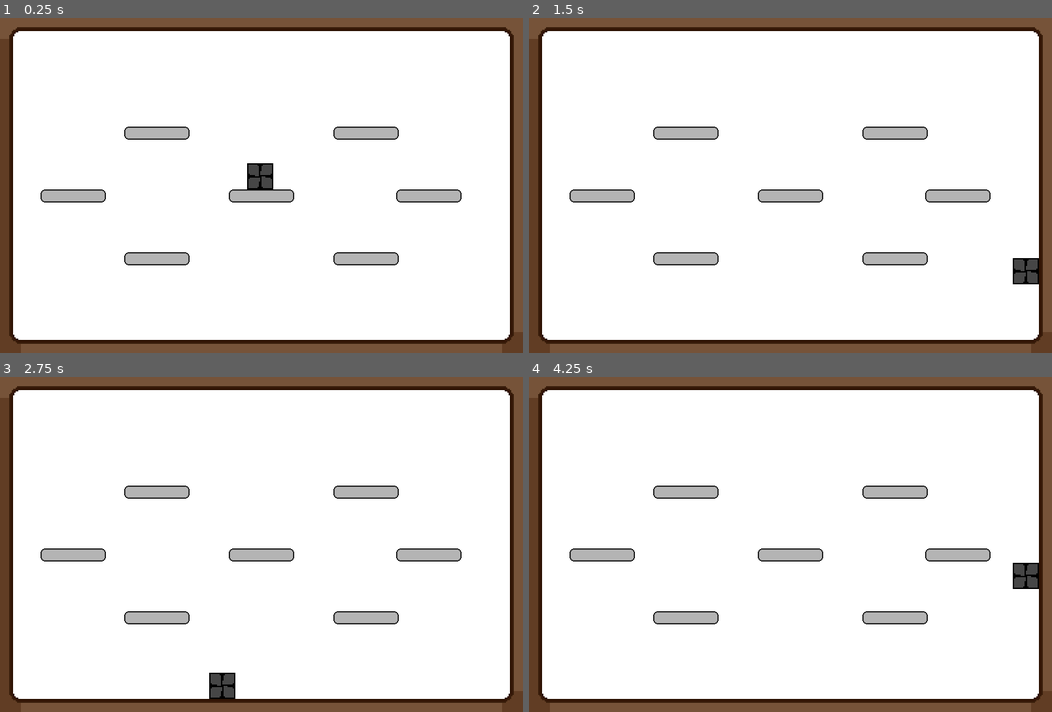
Above: before the commit, frames 1-4 (two rows, left to right).
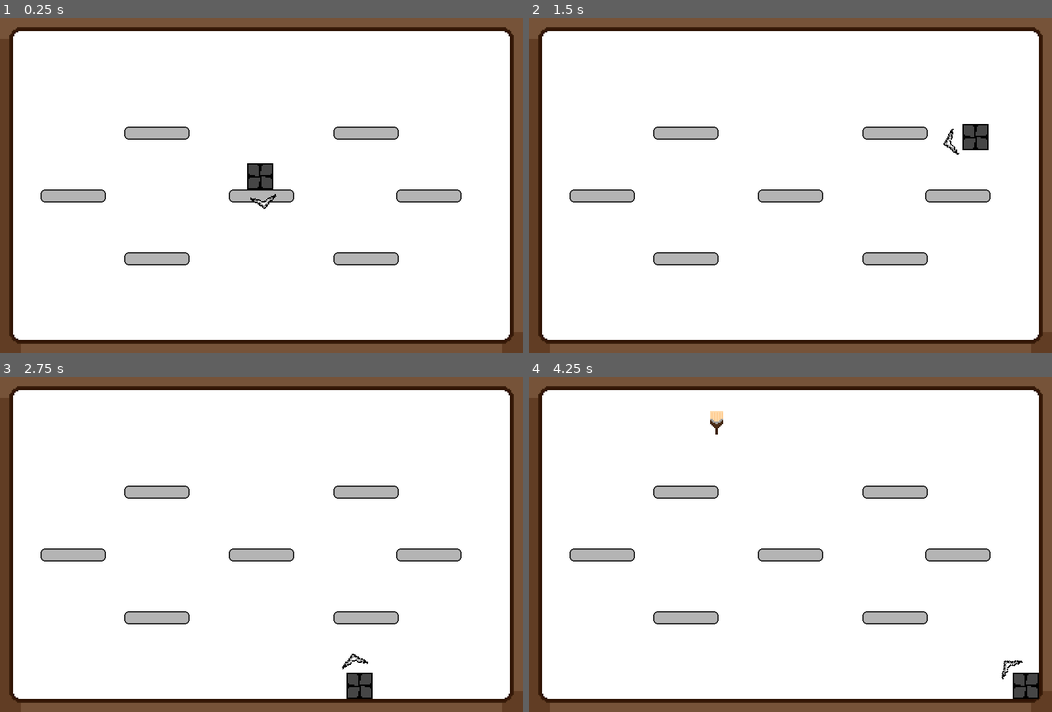
Above: after the commit, the same moments.

Repository: kevathin/ArtFreeZone
Game: Godot game, scene res://game.tscn
The game is run twice, just before and just after one commit, with the same random seed, the same clock (stepped at 60 frames per second) and the same inputs. The project has no main scene, so this scene is started directly.
Inputs (mouse positions are in pixels of both pictures, inside the frame that each line leads up to):
- Up to frame 1 (0.25 s): no input
- Up to frame 2 (1.5 s): tap Enter (ui_accept) at 0.5, 0.77 s; move the mouse to (905, 168) at 0.52 s; hold Right (ui_right) from 0.53 s (still down); move the mouse to (685, 202) at 1.27 s
- Up to frame 3 (2.75 s): tap Enter (ui_accept) at 1.52 s; move the mouse to (313, 470) at 2.02 s; release Right (ui_right) at 2.03 s; hold Left (ui_left) from 2.03 s (still down)
- Up to frame 4 (4.25 s): move the mouse to (764, 611) at 2.77 s; release Left (ui_left) at 2.78 s; hold Right (ui_right) from 2.78 s (still down); tap Enter (ui_accept) at 3.02, 3.77 s; move the mouse to (947, 594) at 3.52 s

The runs differ from the first frame. In frame 1, less than 0.1% of the frame differs, in the area x 47-53%, y 52-58%; in frame 2, 0.8%; in frame 3, 0.8%; in frame 4, 1.0%, in the area x 34-98%, y 10-97%.

Commit message:
more stuff
+1 hour and 20 min

Diff:
--- a/MainCharacter.tscn
+++ b/MainCharacter.tscn
@@ -1,7 +1,8 @@
-[gd_scene load_steps=4 format=3 uid="uid://nilvijokovlm"]
+[gd_scene load_steps=5 format=3 uid="uid://nilvijokovlm"]
 
 [ext_resource type="Texture2D" uid="uid://ct37rbp7o2nah" path="res://pixil-frame-0.png" id="1_q6p7t"]
 [ext_resource type="Script" path="res://main_character.gd" id="1_sfc0x"]
+[ext_resource type="PackedScene" uid="uid://4y8atlngs1uq" path="res://aimer.tscn" id="3_qbkhy"]
 
 [sub_resource type="RectangleShape2D" id="RectangleShape2D_jn5tq"]
 
@@ -13,3 +14,5 @@
 
 [node name="Sprite2D" type="Sprite2D" parent="."]
 texture = ExtResource("1_q6p7t")
+
+[node name="Node2D" parent="." instance=ExtResource("3_qbkhy")]
--- /dev/null
+++ b/aimer.gd
@@ -0,0 +1,13 @@
+extends Area2D
+
+var Mouse_position
+# Called when the node enters the scene tree for the first time.
+func _ready() -> void:
+	pass # Replace with function body.
+
+
+# Called every frame. 'delta' is the elapsed time since the previous frame.
+func _process(delta: float) -> void:
+	Mouse_position = get_local_mouse_position()
+	rotation += Mouse_position.angle() + (PI/2)
+	pass
--- /dev/null
+++ b/aimer.tscn
@@ -0,0 +1,18 @@
+[gd_scene load_steps=4 format=3 uid="uid://4y8atlngs1uq"]
+
+[ext_resource type="Texture2D" uid="uid://4t62313sonkl" path="res://aimer.png" id="1_es4wt"]
+[ext_resource type="Script" path="res://aimer.gd" id="1_xamw8"]
+
+[sub_resource type="RectangleShape2D" id="RectangleShape2D_5ld50"]
+size = Vector2(20, 10)
+
+[node name="Node2D" type="Area2D"]
+script = ExtResource("1_xamw8")
+
+[node name="CollisionShape2D" type="CollisionShape2D" parent="."]
+position = Vector2(0, -20)
+shape = SubResource("RectangleShape2D_5ld50")
+
+[node name="Sprite2D" type="Sprite2D" parent="."]
+position = Vector2(0, -20)
+texture = ExtResource("1_es4wt")
--- /dev/null
+++ b/bullet.tscn
@@ -0,0 +1,7 @@
+[gd_scene format=3 uid="uid://dj71tfbqdlg88"]
+
+[node name="Node2D" type="Area2D"]
+
+[node name="CollisionShape2D" type="CollisionShape2D" parent="."]
+
+[node name="Sprite2D" type="Sprite2D" parent="."]
--- /dev/null
+++ b/enemy.gd
@@ -0,0 +1,17 @@
+extends Area2D
+
+var health = 3
+var speed = 1
+# Called when the node enters the scene tree for the first time.
+func _ready() -> void:
+	pass # Replace with function body.
+
+
+# Called every frame. 'delta' is the elapsed time since the previous frame.
+func _process(delta: float) -> void:
+	position = Vector2(position.x + speed, position.y + speed)
+	if position.x >= 400:
+		position.x = -20
+	if position.y >= 256:
+		position.y = -20
+	pass
--- /dev/null
+++ b/enemy.tscn
@@ -0,0 +1,17 @@
+[gd_scene load_steps=4 format=3 uid="uid://bbn2g6brgs88s"]
+
+[ext_resource type="Texture2D" uid="uid://dg0bkaxg77qq7" path="res://enemy.png" id="1_16e73"]
+[ext_resource type="Script" path="res://enemy.gd" id="1_obnpq"]
+
+[sub_resource type="RectangleShape2D" id="RectangleShape2D_hvp1q"]
+size = Vector2(10, 18)
+
+[node name="Node2D" type="Area2D"]
+script = ExtResource("1_obnpq")
+
+[node name="CollisionShape2D" type="CollisionShape2D" parent="."]
+position = Vector2(0, 1)
+shape = SubResource("RectangleShape2D_hvp1q")
+
+[node name="Sprite2D" type="Sprite2D" parent="."]
+texture = ExtResource("1_16e73")
--- /dev/null
+++ b/game.gd
@@ -0,0 +1,36 @@
+extends Node2D
+
+@export var enemy_scene: PackedScene
+var num_of_enemies = 0
+var level = 1
+var spawn_rate = 4
+var spawn_timer = 4
+var num_of_enemies_in_level = 1
+var num_of_enemies_spawned = 0
+
+func _ready() -> void:
+	pass # Replace with function body.
+
+
+# Called every frame. 'delta' is the elapsed time since the previous frame.
+func _process(delta: float) -> void:
+	spawn_timer -= delta
+	if spawn_timer <= 0 && num_of_enemies_spawned < num_of_enemies_in_level:
+		spawn_enemy()
+		num_of_enemies_spawned += 1
+		num_of_enemies += 1
+		spawn_timer = spawn_rate
+
+	if num_of_enemies == 0 && num_of_enemies_spawned >= num_of_enemies_in_level:
+		spawn_rate = spawn_rate - (4 * spawn_rate/100)
+		num_of_enemies_in_level = level * 1.5
+		num_of_enemies_spawned = 0
+		spawn_timer = spawn_rate
+	pass
+
+func spawn_enemy():
+	var enemy = enemy_scene.instantiate()
+
+	enemy.position = Vector2(randf_range(20,380), 20)
+
+	add_child(enemy)
--- a/game.tscn
+++ b/game.tscn
@@ -1,6 +1,8 @@
-[gd_scene load_steps=16 format=4 uid="uid://wjnkjqqn5g0w"]
+[gd_scene load_steps=18 format=4 uid="uid://wjnkjqqn5g0w"]
 
+[ext_resource type="Script" path="res://game.gd" id="1_26362"]
 [ext_resource type="PackedScene" uid="uid://p8smfjxs7xin" path="res://platform.tscn" id="2_lafeh"]
+[ext_resource type="PackedScene" uid="uid://bbn2g6brgs88s" path="res://enemy.tscn" id="2_qq7wl"]
 [ext_resource type="PackedScene" uid="uid://nilvijokovlm" path="res://MainCharacter.tscn" id="3_rx7cj"]
 [ext_resource type="PackedScene" uid="uid://becrdy3psiwtd" path="res://borderscenes/BLcorner.tscn" id="4_24bvw"]
 [ext_resource type="PackedScene" uid="uid://d4ihllo3f6i30" path="res://borderscenes/BRcorner.tscn" id="5_00qoc"]
@@ -37,6 +39,8 @@
 sources/0 = SubResource("TileSetScenesCollectionSource_8i6qe")
 
 [node name="Node2D" type="Node2D"]
+script = ExtResource("1_26362")
+enemy_scene = ExtResource("2_qq7wl")
 
 [node name="TileMapLayer2" type="TileMapLayer" parent="."]
 scale = Vector2(0.25, 0.25)
--- a/main_character.gd
+++ b/main_character.gd
@@ -1,12 +1,13 @@
 extends CharacterBody2D
 
 
-const SPEED = 300.0
-const JUMP_VELOCITY = -400.0
+const SPEED = 150.0
+const JUMP_VELOCITY = -375.0
 
 
 func _physics_process(delta: float) -> void:
 	# Add the gravity.
+
 	if not is_on_floor():
 		velocity += get_gravity() * delta
 
Binary file added: aimer.png
Not shown, added: aimer.png.import
Binary file added: bullet.png
Not shown, added: bullet.png.import
Binary file added: enemy.png
Not shown, added: enemy.png.import
